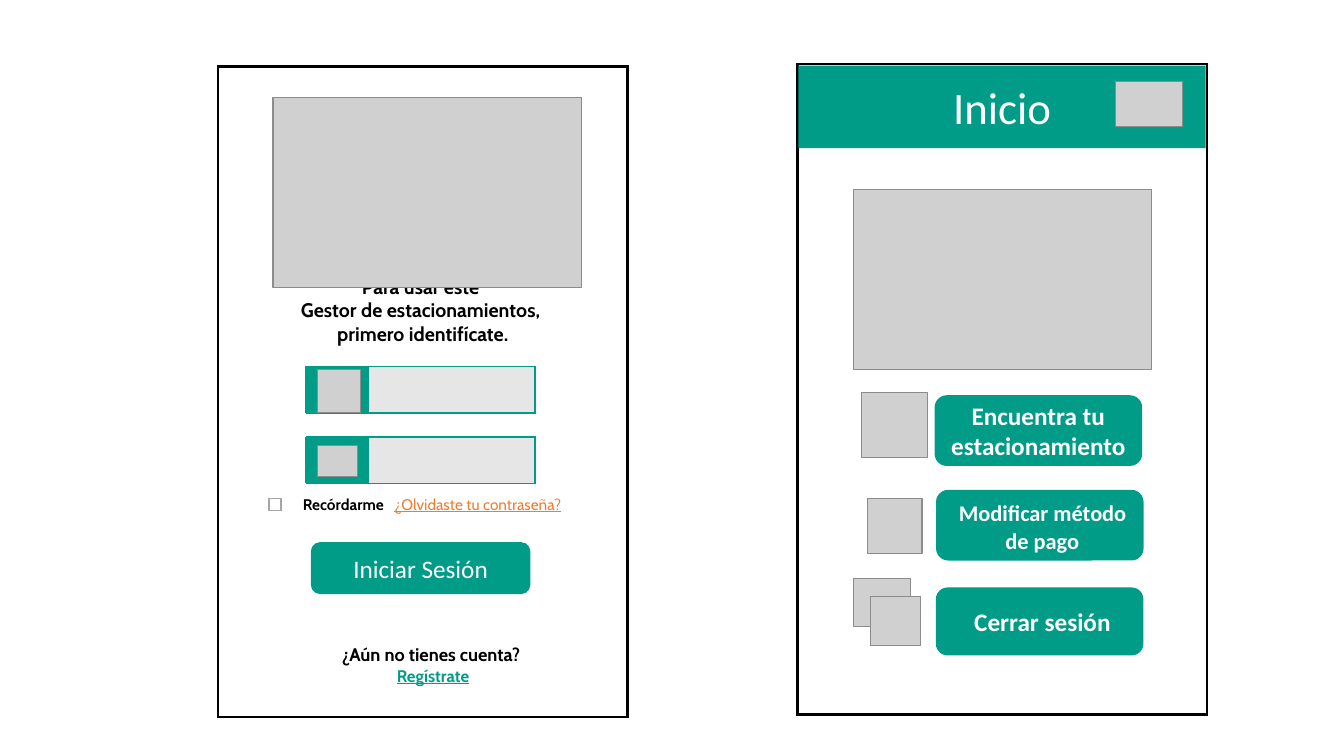
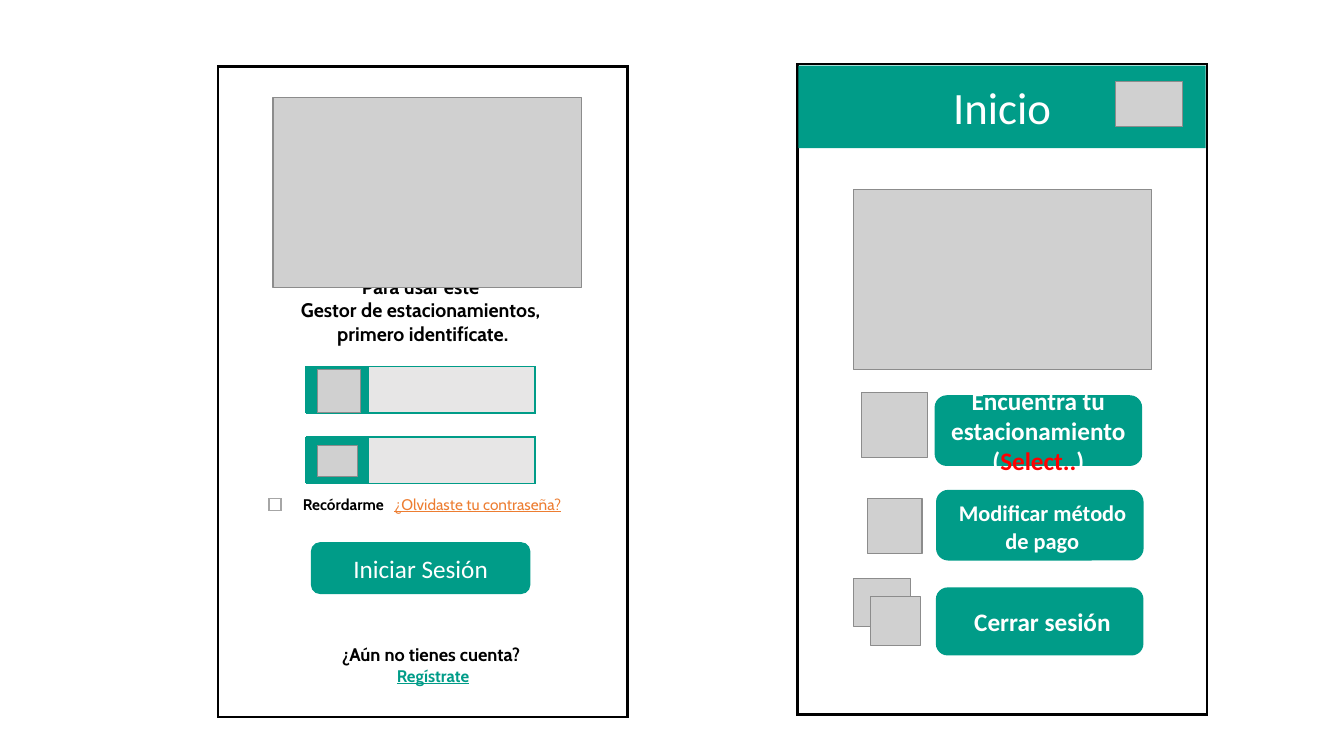
Before and after one commit to ajbeem/iotserver, a slide deck: slide 4 of documentation/MapaNavegacion.pptm. Drawn at 1344x756 pixels with LibreOffice and Linux fonts; fonts in the diff are those of the drawing; grey boxes stand for pictures. Boxes give left, top, right and bottom in pixels: in the first picture for what was removed or moved away, otherwise in the second. Text is boxed around its words. In the diff, an @@ line names an element or a change of style, - is before the commit and + after.

```diff
--- a/documentation/MapaNavegacion.pptm
+++ b/documentation/MapaNavegacion.pptm
@@ text in rounded rectangle at [951, 389, 1125, 477]: text changed @@
-Encuentra tu estacionamiento
+Encuentra tu estacionamiento (Select..)
```
Also in this commit, not shown: 2 other slides changed.
